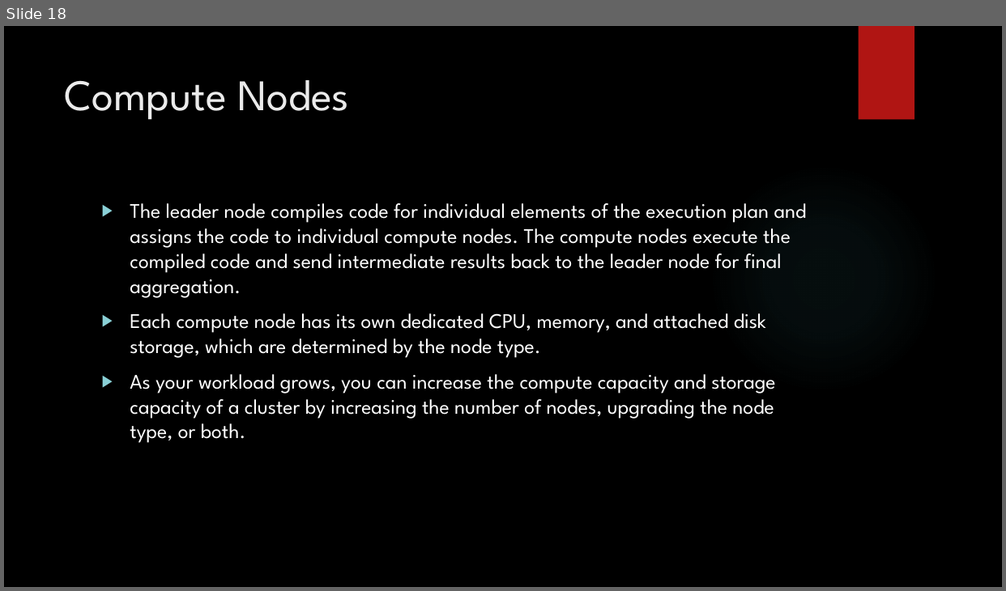
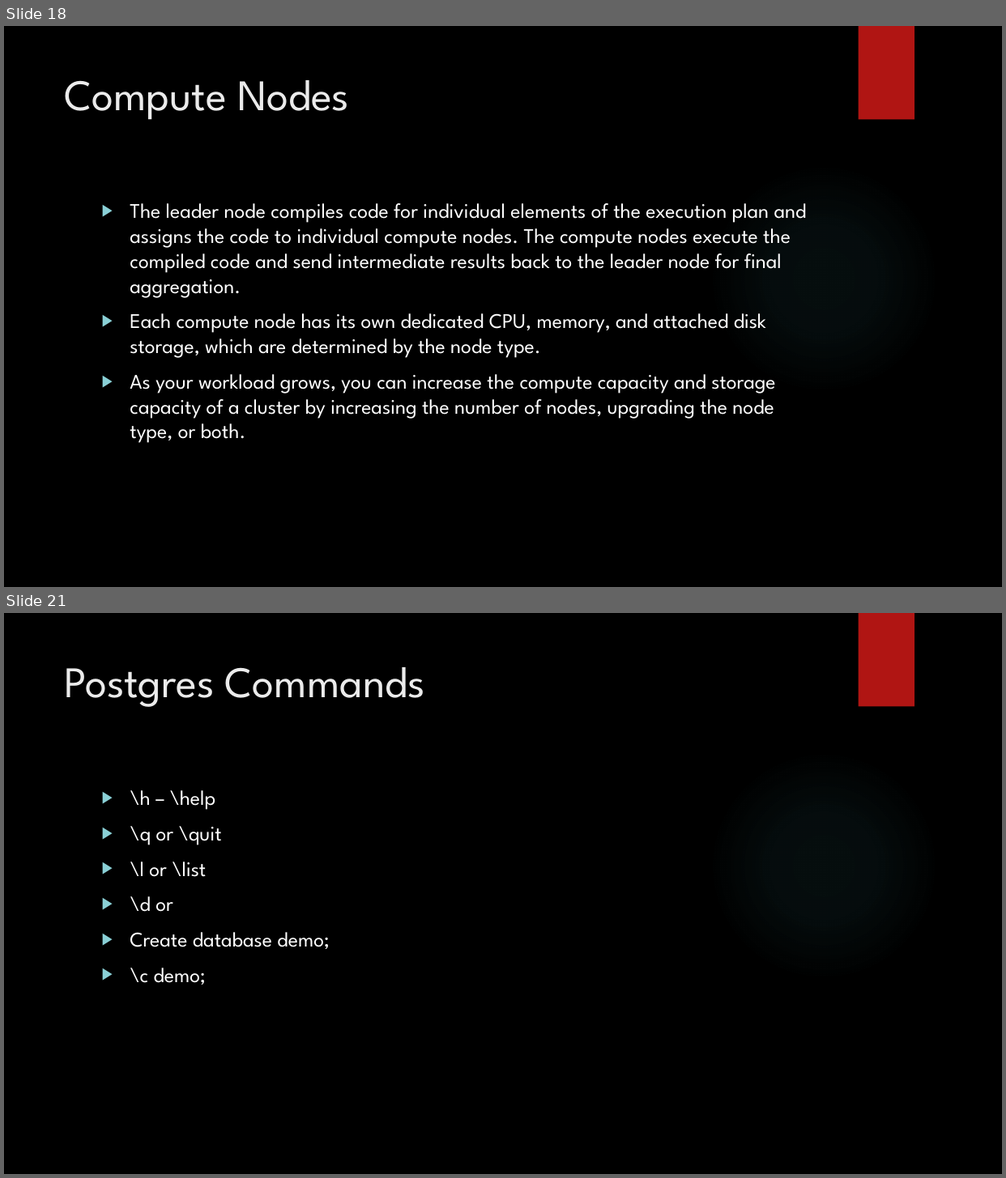
Before and after one commit to karthick1808/Hadoop, a slide deck: RedShift.pptx. Shown one above the other, each under a label of ours: slide 18 before the commit, slides 18 and 21 after it; the slides between them are not shown. The pictures are 1006x591 and 1006x1178 pixels, drawn with LibreOffice and Linux fonts; fonts in the diff are those of the drawing; background and template pictures are left out. Boxes give left, top, right and bottom in pixels: in the first picture for what was removed or moved away, otherwise in the second. Text is boxed around its words. In the diff, an @@ line names an element or a change of style, - is before the commit and + after.

```diff
--- a/RedShift.pptx
+++ b/RedShift.pptx
@@ slide 21 added at [4, 613, 1002, 1174], background picture (left out); not listed: 2 template elements that a slide beside it also shows @@
@@ title added at [65, 667, 425, 707], 42 pt, text #EBEBEB @@
+Postgres Commands
@@ text added at [130, 790, 330, 985], 20 pt, text #FFFFFF @@
+▶ \h – \help
+▶ \q or \quit
+▶ \l or \list
+▶ \d or
+▶ Create database demo;
+▶ \c demo;
```
Also in this commit, not shown: 6 other slides added, 4 other files.
